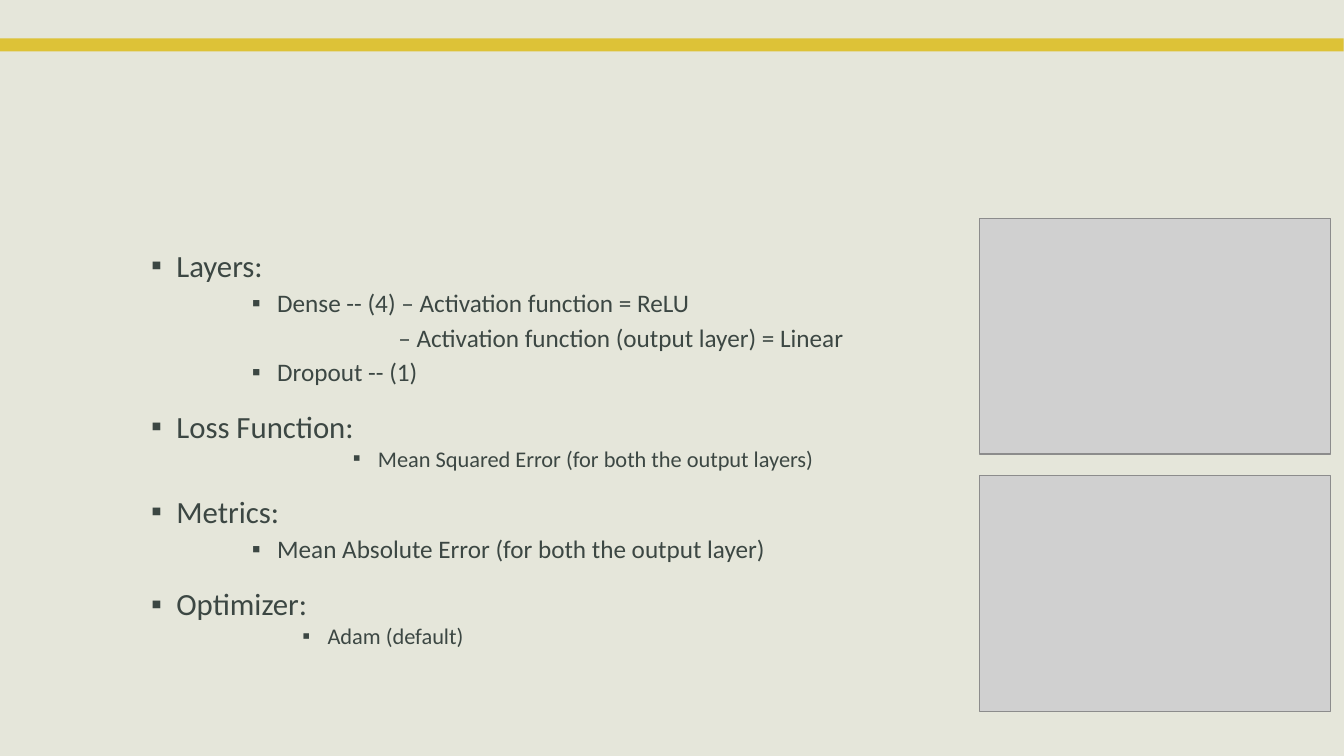
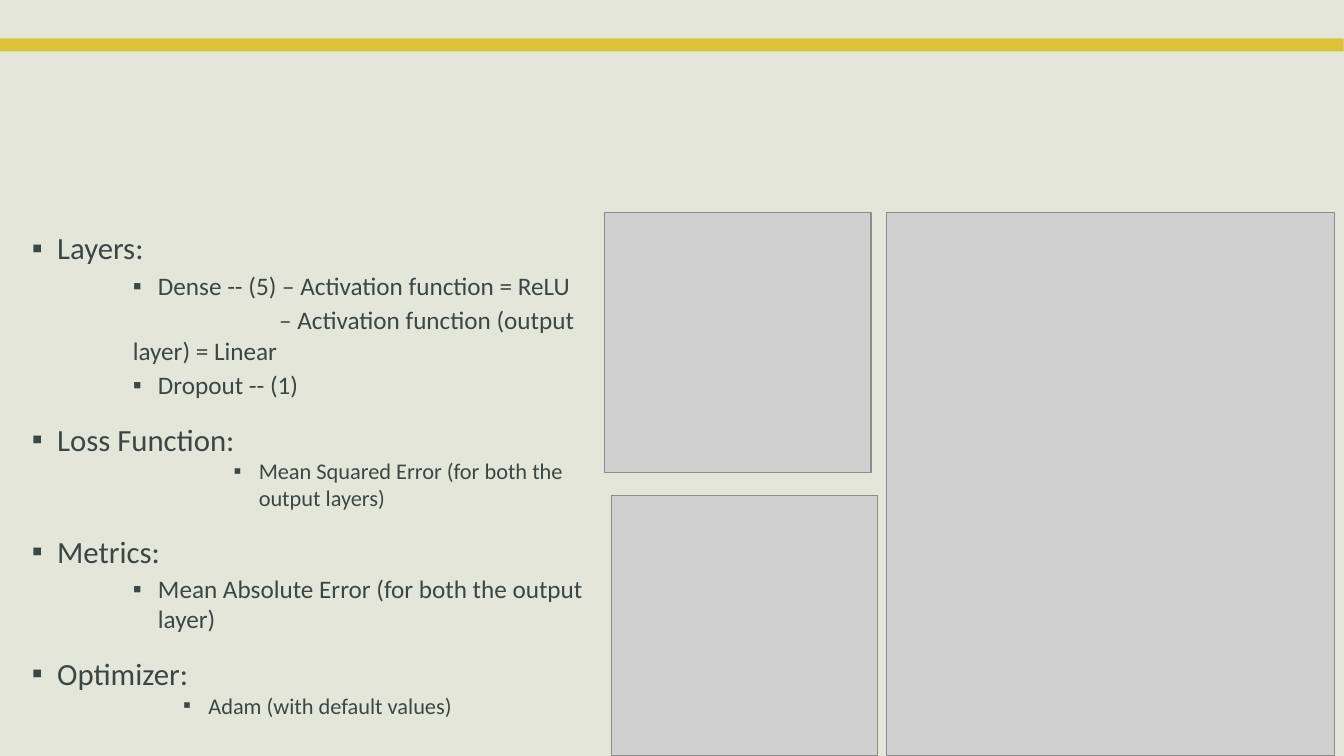
Before and after one commit to thatdanish/IEEE-AP-MTT-Report-Project, a slide deck: slide 5 of Antenna Design Deep Learning Model.pptx. Drawn at 1344x756 pixels with LibreOffice and Linux fonts; fonts in the diff are those of the drawing; grey boxes stand for pictures; background and template pictures are left out. Boxes give left, top, right and bottom in pixels: in the first picture for what was removed or moved away, otherwise in the second. Text is boxed around its words. In the diff, an @@ line names an element or a change of style, - is before the commit and + after.

```diff
--- a/Antenna Design Deep Learning Model.pptx
+++ b/Antenna Design Deep Learning Model.pptx
@@ text "Layers:" moved from (x1=176, y1=257, x2=843, y2=647) to (x1=57, y1=239, x2=583, y2=717) @@
@@ picture resized from (x1=979, y1=219, x2=1331, y2=455) to (x1=605, y1=212, x2=872, y2=473) @@
@@ picture added at (x1=886, y1=212, x2=1334, y2=756) @@
@@ text at (x1=158, y1=277, x2=570, y2=299): text changed @@
-    ▪ Dense -- (4) – Activation function = ReLU
+    ▪ Dense -- (5) – Activation function = ReLU
@@ picture resized from (x1=979, y1=476, x2=1331, y2=712) to (x1=611, y1=495, x2=878, y2=756) @@
@@ text at (x1=208, y1=698, x2=452, y2=717): text changed @@
-      ▪ Adam (default)
+      ▪ Adam (with default values)
```
Also in this commit, not shown: 3 other slides changed, 4 other files.
